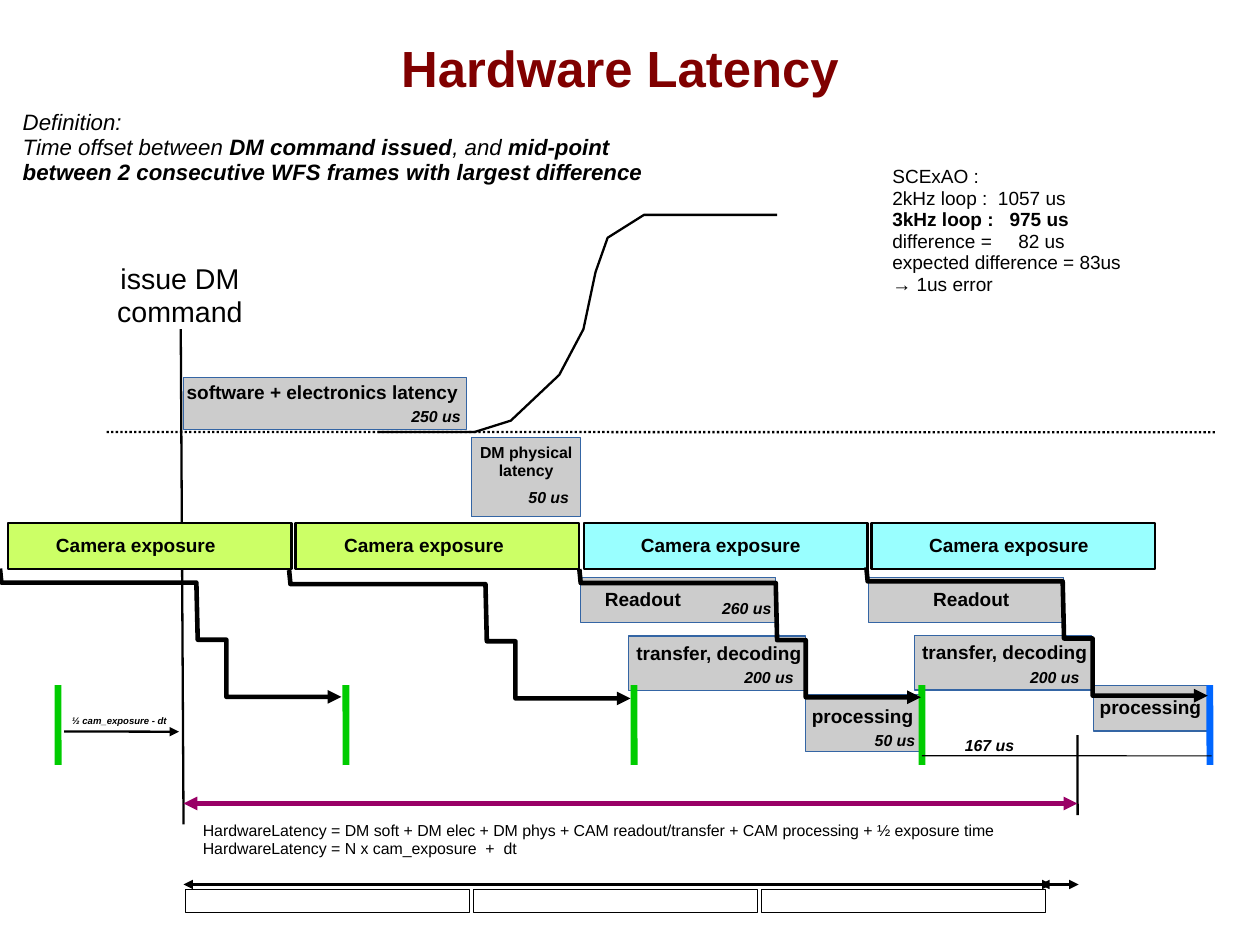
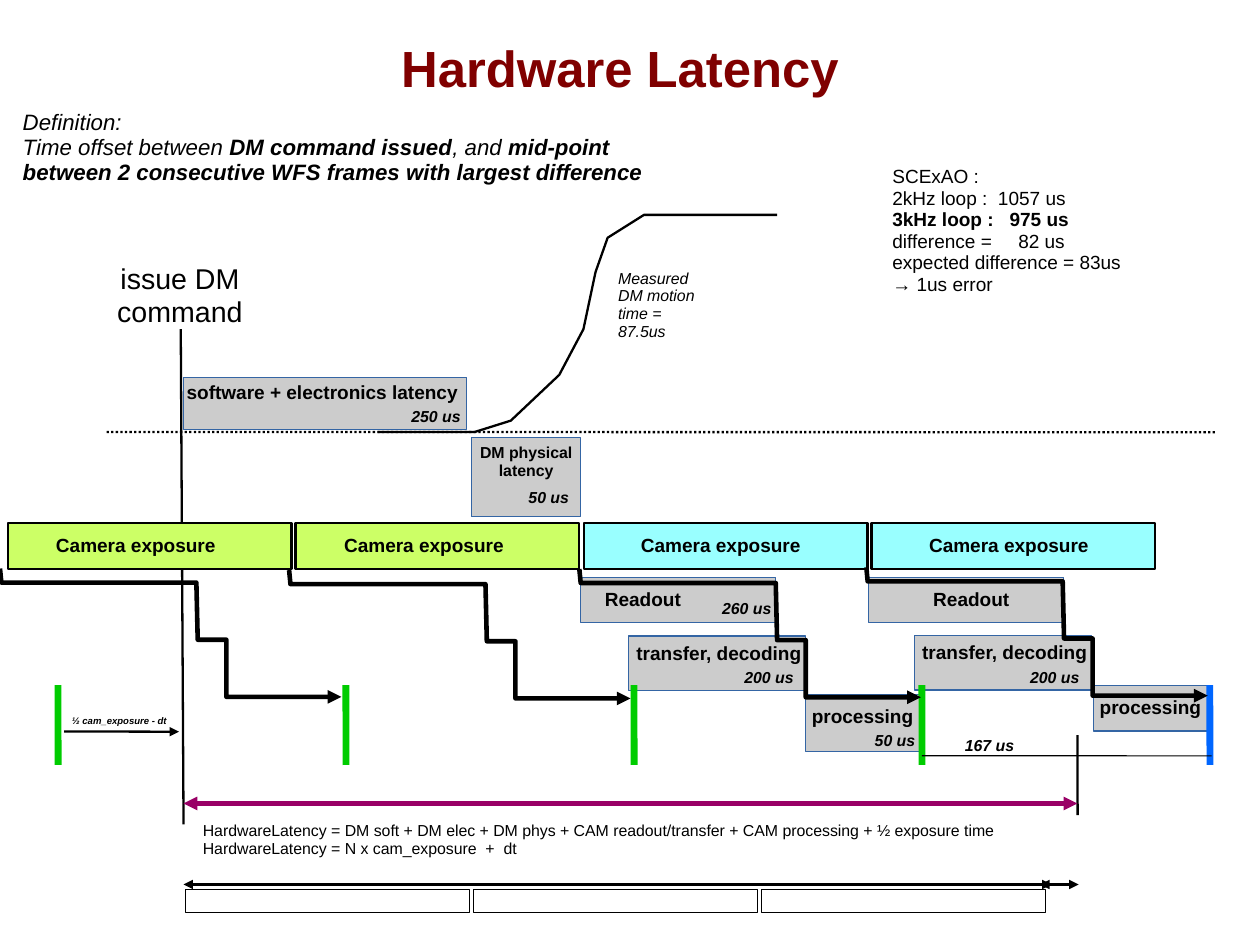
Before and after one commit to oguyon/Cfits, a slide deck: slide 8 of src/AOloopControl/doc/AOloopControl_figs.ppt. Drawn at 1260x945 pixels with LibreOffice and Linux fonts; fonts in the diff are those of the drawing. Boxes give left, top, right and bottom in pixels: in the first picture for what was removed or moved away, otherwise in the second. Text is boxed around its words. In the diff, an @@ line names an element or a change of style, - is before the commit and + after.

```diff
--- a/src/AOloopControl/doc/AOloopControl_figs.ppt
+++ b/src/AOloopControl/doc/AOloopControl_figs.ppt
@@ text added at (618,272,695,337), 10 pt, text #000000, italic @@
+Measured DM motion time = 87.5us
```
Also in this commit, not shown: 3 other slides changed, 1 slide added, 3 other files.
